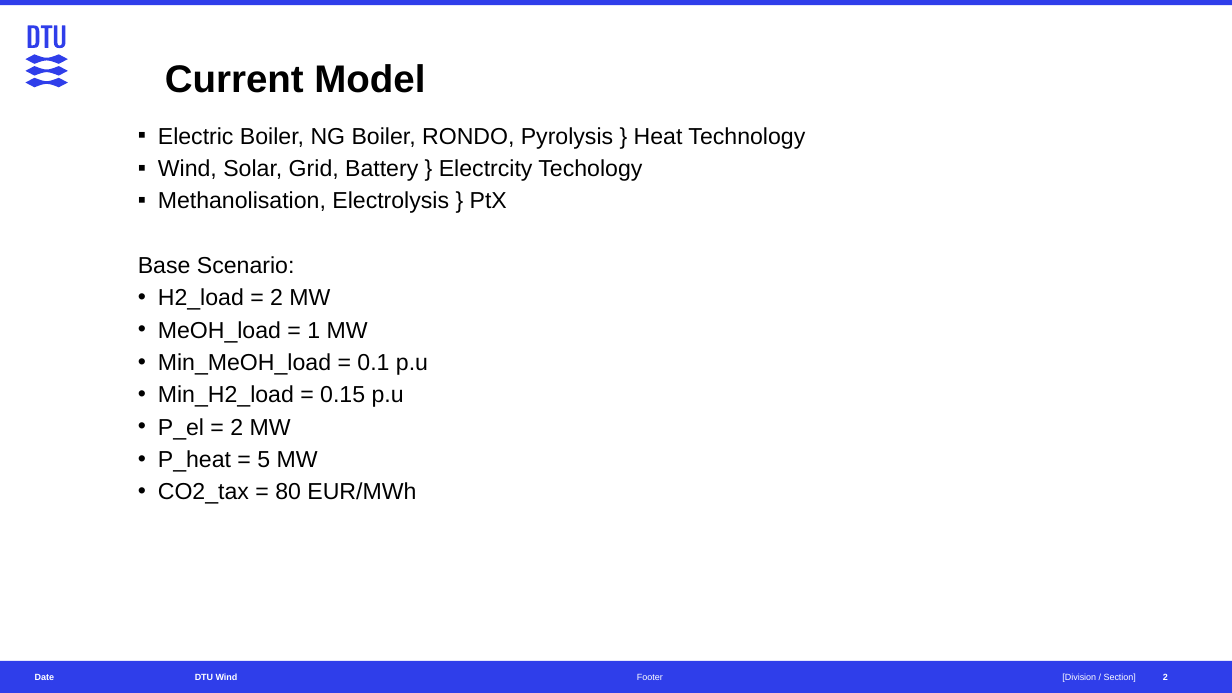
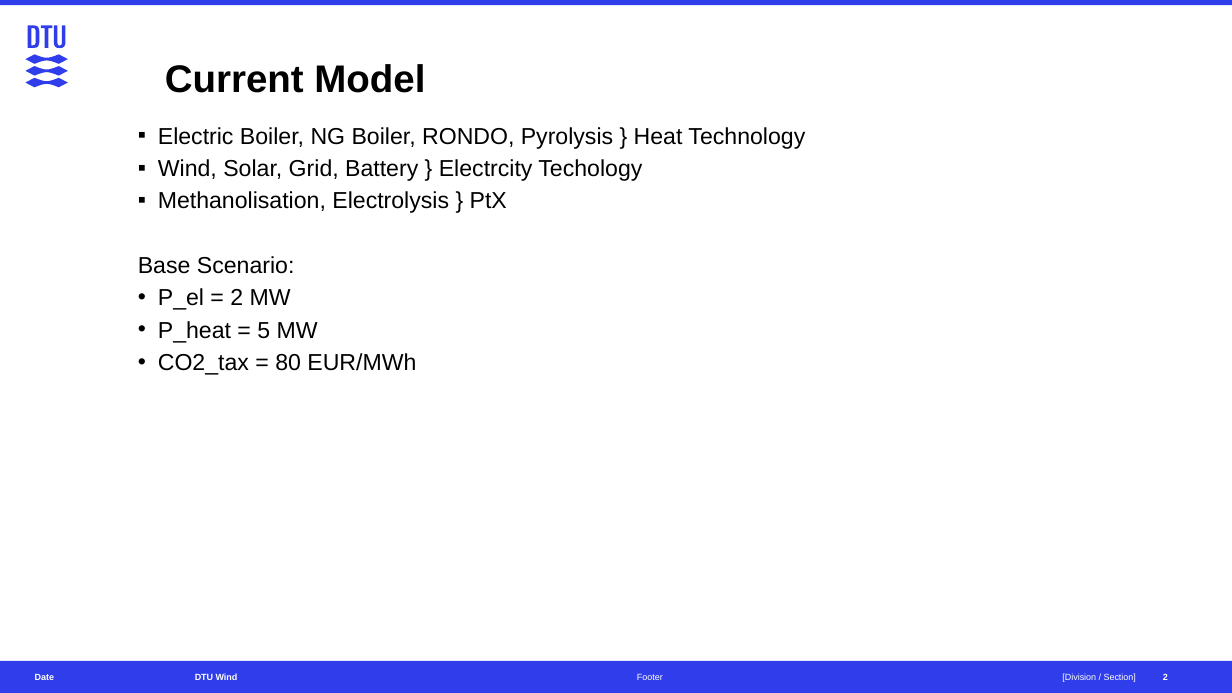
Before and after one commit to pulio12/Msc_Thesis_Greenlab_Skive, a slide deck: slide 2 of Msc_Thesis_Update.pptx. Drawn at 1232x693 pixels with LibreOffice and Linux fonts; fonts in the diff are those of the drawing; background and template pictures are left out. Boxes give left, top, right and bottom in pixels: in the first picture for what was removed or moved away, otherwise in the second. Text is boxed around its words. In the diff, an @@ line names an element or a change of style, - is before the commit and + after.

```diff
--- a/Msc_Thesis_Update.pptx
+++ b/Msc_Thesis_Update.pptx
@@ text at <box>158,288,428,407</box>: paragraphs removed @@
-• H2_load = 2 MW
-• MeOH_load = 1 MW
-• Min_MeOH_load = 0.1 p.u
-• Min_H2_load = 0.15 p.u
```
Also in this commit, not shown: 1 other slide changed, 1 slide added, 2 other files.
